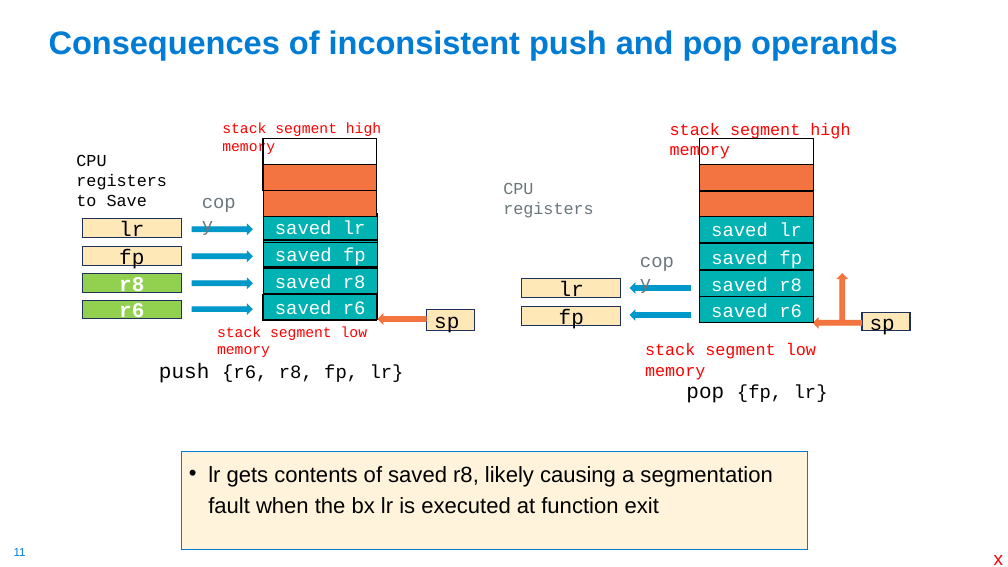
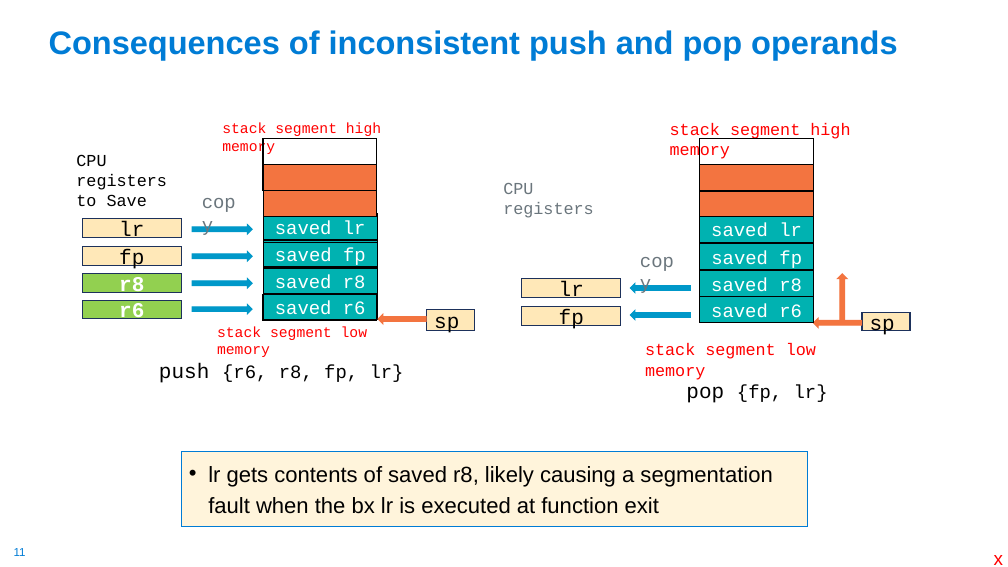
Before and after one commit to cse30-sp24/Muller-Slides, a slide deck: slide 11 of 07-Arm-Part4.pptx. Drawn at 1008x567 pixels with LibreOffice and Linux fonts; fonts in the diff are those of the drawing. Boxes give left, top, right and bottom in pixels: in the first picture for what was removed or moved away, otherwise in the second. Text is boxed around its words. In the diff, an @@ line names an element or a change of style, - is before the commit and + after.

```diff
--- a/07-Arm-Part4.pptx
+++ b/07-Arm-Part4.pptx
@@ text "lr gets contents of saved ...": place and size @@
-text "lr gets contents of saved ..." at [181,451,808,550]
+text "lr gets contents of saved ..." at [181,451,808,527]
```
Also in this commit, not shown: 30 other slides changed, 5 slides added, 3 other files.
